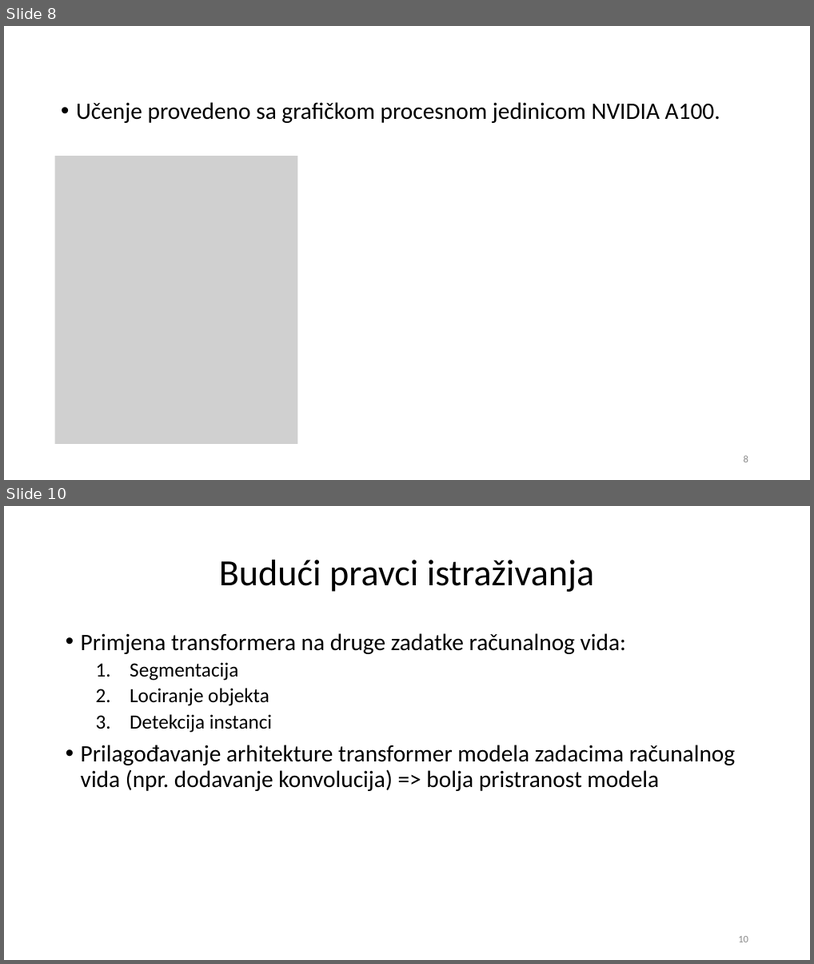
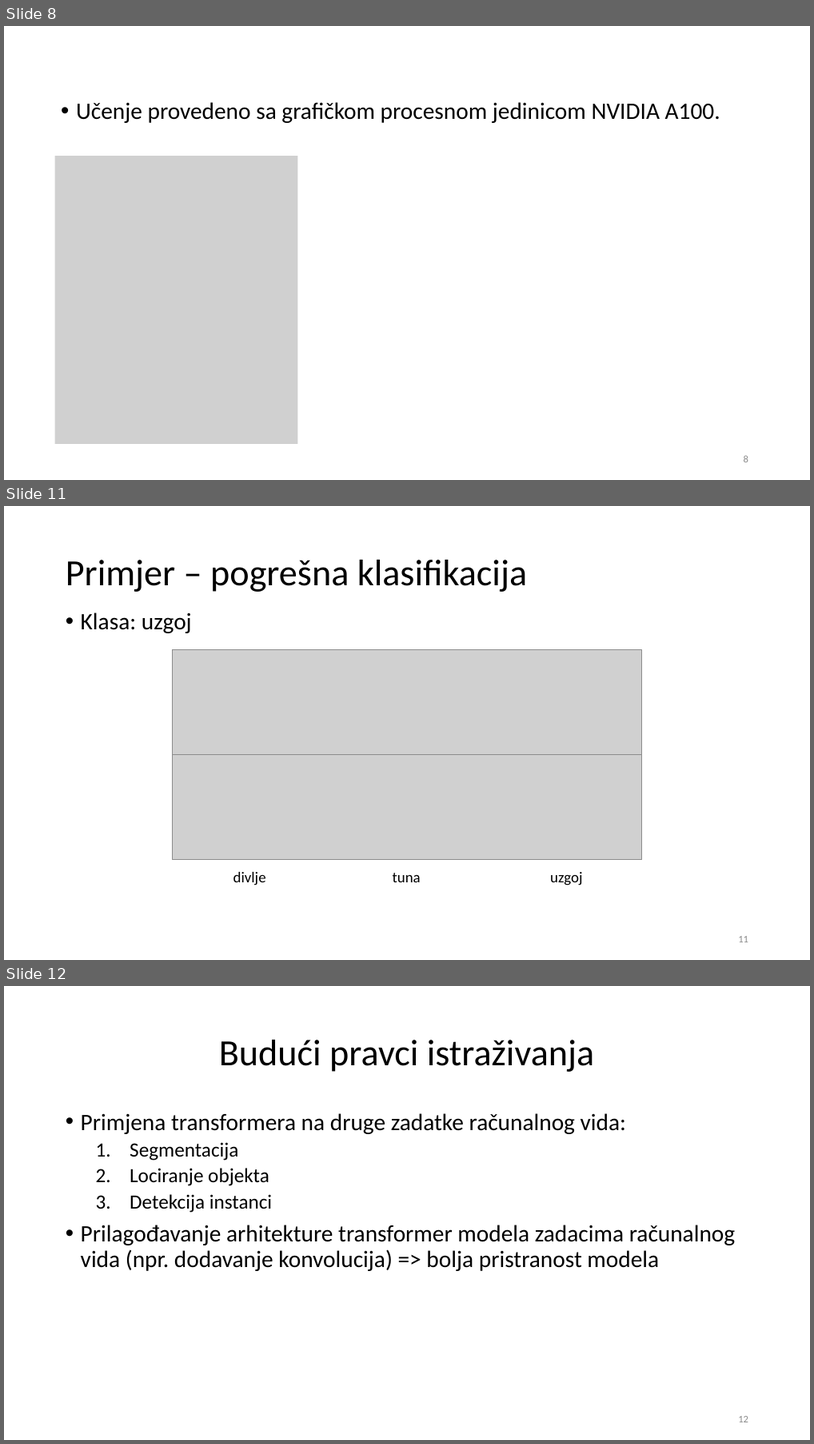
Before and after one commit to rejsafranko/Fish-Cultivation-Classifier, a slide deck: docs/Primjena transformer modela za klasifikaciju slika.pptx. Shown one above the other, each under a label of ours: slides 8 and 10 before the commit, slides 8, 11 and 12 after it; the slides between them are not shown. The pictures are 814x964 and 814x1444 pixels, drawn with LibreOffice and Linux fonts; fonts in the diff are those of the drawing; grey boxes stand for pictures. Boxes give left, top, right and bottom in pixels: in the first picture for what was removed or moved away, otherwise in the second. Text is boxed around its words. In the diff, an @@ line names an element or a change of style, - is before the commit and + after.

```diff
--- a/docs/Primjena transformer modela za klasifikaciju slika.pptx
+++ b/docs/Primjena transformer modela za klasifikaciju slika.pptx
@@ slide 11 added at bbox=[4, 506, 810, 960], background #FFFFFF @@
@@ title added at bbox=[66, 560, 527, 592], 44 pt, text #000000 @@
+Primjer – pogrešna klasifikacija
@@ text added at bbox=[81, 612, 192, 633], 28 pt, text #000000 @@
+• Klasa: uzgoj
@@ picture added at bbox=[172, 650, 642, 755] @@
@@ picture added at bbox=[172, 755, 642, 860] @@
@@ text added at bbox=[234, 872, 266, 885], 18 pt, text #000000 @@
+divlje
@@ text added at bbox=[393, 872, 421, 882], 18 pt, text #000000 @@
+tuna
@@ text added at bbox=[550, 872, 582, 885], 18 pt, text #000000 @@
+uzgoj
@@ page number added at bbox=[738, 936, 749, 942], 12 pt, text #8C8C8C @@
+11
@@ what was slide 10 is now slide 12 @@
@@ page number at bbox=[738, 1416, 749, 1422]: text changed @@
-10
+12
```
Also in this commit, not shown: 1 slide changed, 1 other slide added.
